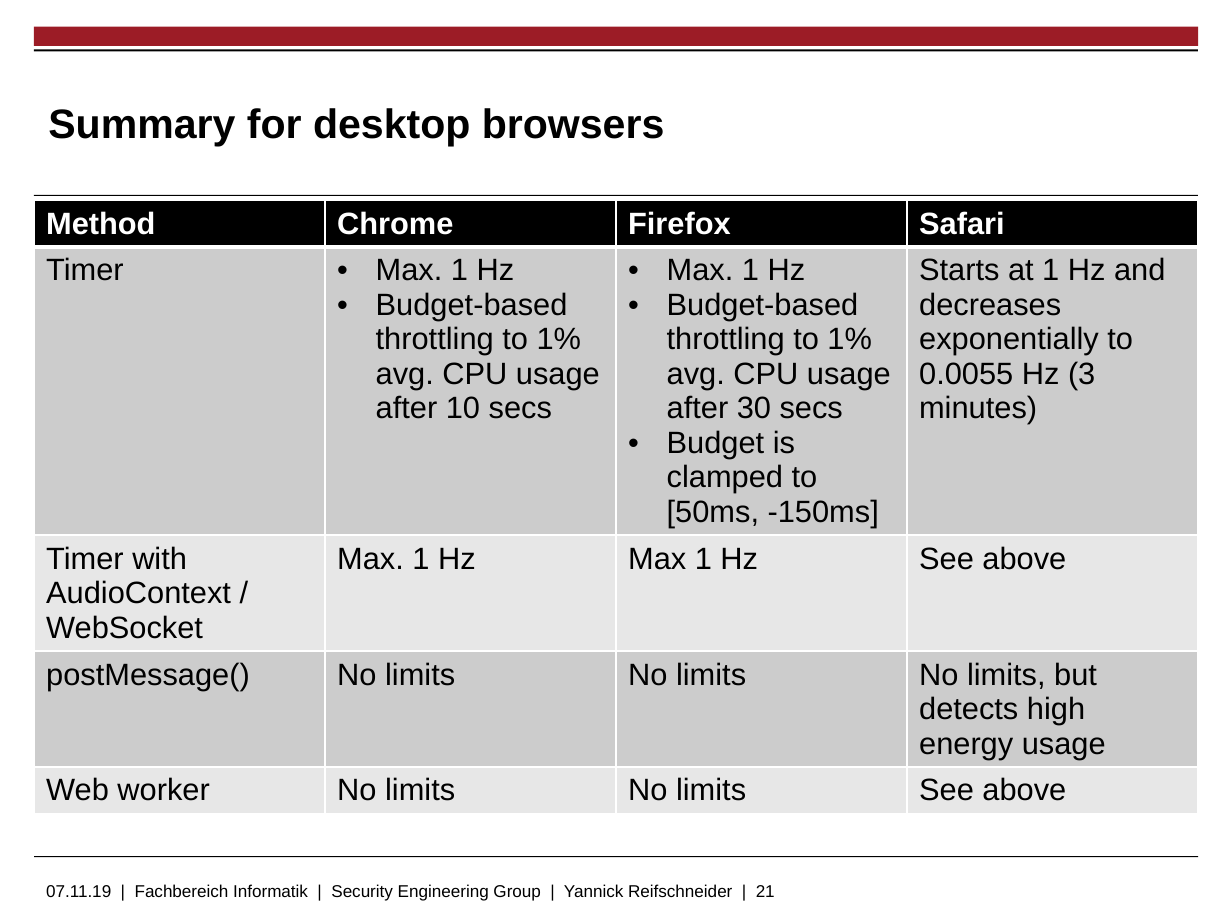
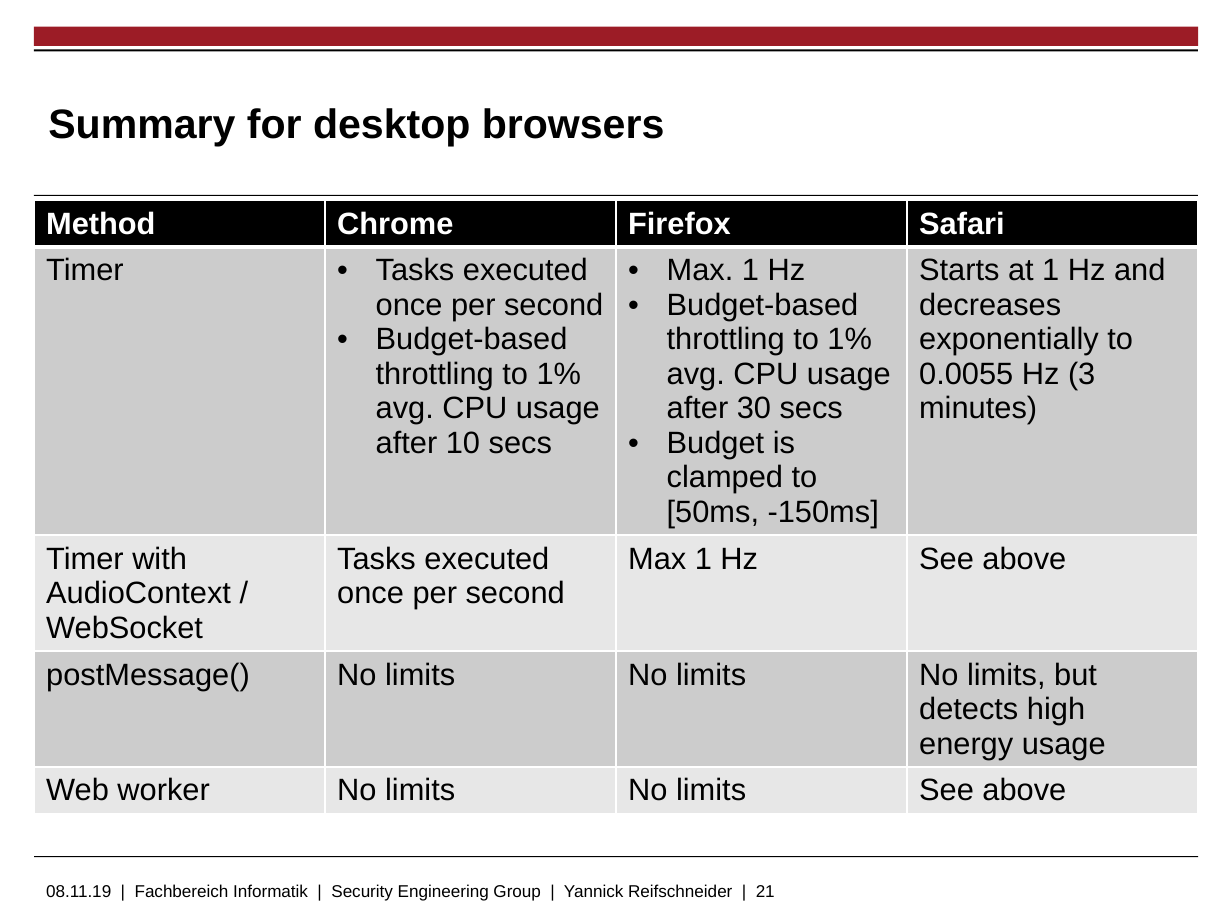
Before and after one commit to skidr0w/background-execution, a slide deck: slide 21 of thesis/slides.pptx. Drawn at 1232x924 pixels with LibreOffice and Linux fonts; fonts in the diff are those of the drawing; background and template pictures are left out. Boxes give left, top, right and bottom in pixels: in the first picture for what was removed or moved away, otherwise in the second. Text is boxed around its words. In the diff, an @@ line names an element or a change of style, - is before the commit and + after.

```diff
--- a/thesis/slides.pptx
+++ b/thesis/slides.pptx
@@ table at (x1=34, y1=200, x2=1198, y2=853) @@
-row 2, column 2: Max. 1 Hz / Budget-based throttling to 1% avg. CPU usage after 10 secs
+row 2, column 2: Tasks executed once per second / Budget-based throttling to 1% avg. CPU usage after 10 secs
-row 3, column 2: Max. 1 Hz
+row 3, column 2: Tasks executed once per second
@@ text at (x1=46, y1=884, x2=775, y2=901): text changed @@
-07.11.19 | Fachbereich Informatik | Security Engineering Group | Yannick Reifschneider | 21
+08.11.19 | Fachbereich Informatik | Security Engineering Group | Yannick Reifschneider | 21
```
Also in this commit, not shown: 17 other slides changed, 2 slides added, 3 slides removed.
